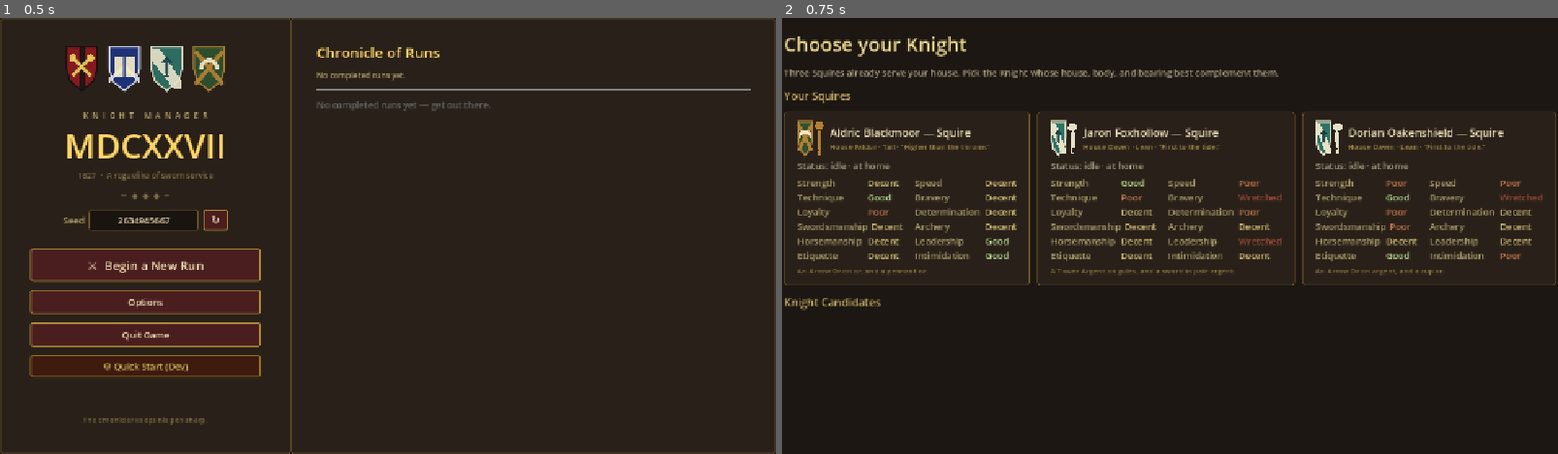
Above: before the commit, frames 1-2 (left to right).
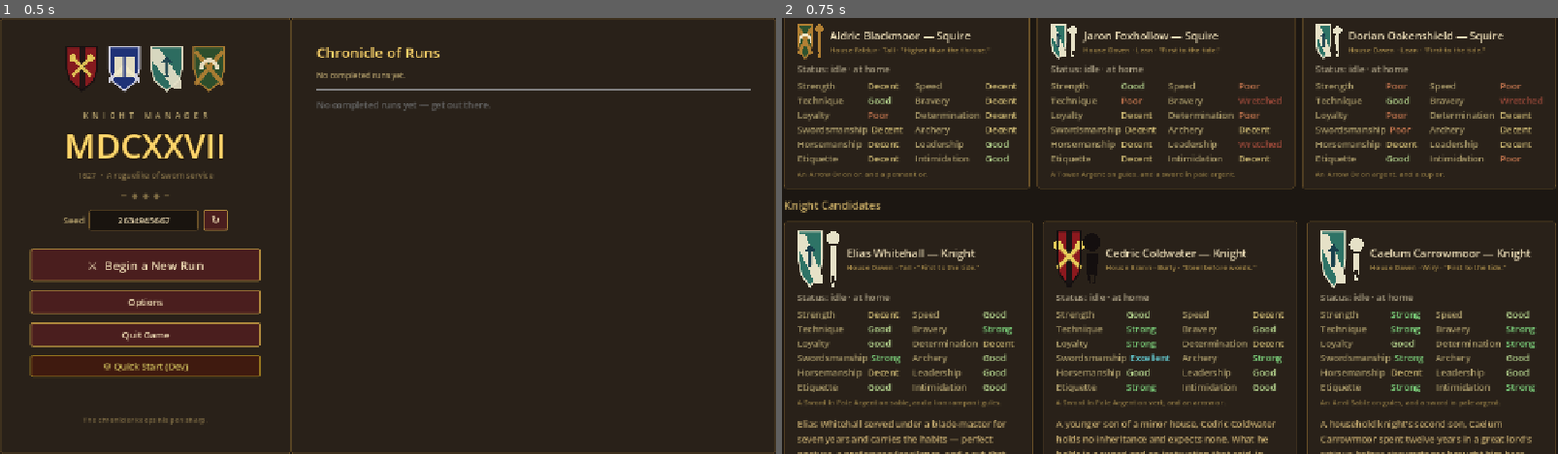
Above: after the commit, the same moments.

Repository: Jackz0Knight/KM27
Game: Godot game, scene res://scenes/Main.tscn
The game is run twice, just before and just after one commit, with the same random seed, the same clock (stepped at 60 frames per second) and the same inputs.
Inputs:
- Up to frame 1 (0.5 s): no input
- Up to frame 2 (0.75 s): click "⚔ Begin a New Run" at 0.5 s

Frame 1 is identical in both runs. In frame 2, 22% of the frame differs, in the area x 0-100%, y 0-100%.
Error before the commit: Cannot call method 'add_child' on a null value. (res://scripts/screens/knight_chooser.gd:38)

Commit message:
fix: crash on Start Game + variable shadow warnings
- knight_chooser.gd: fix @onready path — Scroll container doesn't exist
  in the scene; Cards is an HBoxContainer at Margin/VBox/Cards
- enemy_db.gd: integer division in _midpoint_actor() replaced with
  roundi(float/2.0) to avoid GDScript 4 warning
- banner_icon.gd: rename param show→body_visible (shadows CanvasItem.show),
  rename var len→blade_len (shadows built-in)
- main.gd: rename var wrap→frieze_row (shadows built-in)
- unit_card.gd: rename local BannerIcon var banner→banner_icon to avoid
  shadowing the String var banner declared later in the same function

https://claude.ai/code/session_01WY3d4AoJqogYbikJMrhP41

Diff:
--- a/scripts/autoload/enemy_db.gd
+++ b/scripts/autoload/enemy_db.gd
@@ -337,7 +337,7 @@
 	var s: Stats = Stats.new()
 	for k in Stats.STAT_KEYS:
 		var range_arr = entry["stat_ranges"].get(k, [1, 2])
-		var mid: int = (int(range_arr[0]) + int(range_arr[1])) / 2 + week_bonus
+		var mid: int = roundi((float(range_arr[0]) + float(range_arr[1])) / 2.0) + week_bonus
 		s.set_value(k, mid)
 	var wid: String = entry.get("default_weapon_id", "unarmed")
 	var aid: String = entry.get("default_armour_id", "unarmoured")
--- a/scripts/main.gd
+++ b/scripts/main.gd
@@ -135,17 +135,17 @@
 func _build_heraldic_frieze() -> Control:
 	# A row of all four house crests. Pure decoration — anchors the houses
 	# as canonical lore the moment the player loads the game.
-	var wrap := HBoxContainer.new()
-	wrap.alignment = BoxContainer.ALIGNMENT_CENTER
-	wrap.add_theme_constant_override("separation", 14)
+	var frieze_row := HBoxContainer.new()
+	frieze_row.alignment = BoxContainer.ALIGNMENT_CENTER
+	frieze_row.add_theme_constant_override("separation", 14)
 	for hid in HOUSE_FRIEZE_IDS:
 		var crest := BannerIcon.new()
 		crest.custom_minimum_size = Vector2(56, 72)
 		crest.set_show_body(false)
 		crest.set_house(hid)
 		crest.modulate.a = 0.92
-		wrap.add_child(crest)
-	return wrap
+		frieze_row.add_child(crest)
+	return frieze_row
 
 
 func _build_title_block() -> Control:
--- a/scripts/screens/knight_chooser.gd
+++ b/scripts/screens/knight_chooser.gd
@@ -9,7 +9,7 @@
 # to lead before committing.
 
 @onready var squires_row: HBoxContainer = $Margin/VBox/SquiresRow
-@onready var cards: VBoxContainer = $Margin/VBox/Scroll/Cards
+@onready var cards: HBoxContainer = $Margin/VBox/Cards
 
 
 func _ready() -> void:
--- a/scripts/ui/banner_icon.gd
+++ b/scripts/ui/banner_icon.gd
@@ -45,8 +45,8 @@
 	queue_redraw()
 
 
-func set_show_body(show: bool) -> void:
-	_show_body = show
+func set_show_body(body_visible: bool) -> void:
+	_show_body = body_visible
 	queue_redraw()
 
 
@@ -166,11 +166,11 @@
 		"swords":
 			# Two crossed blades + small pommel circles.
 			var blade_w: float = maxf(h * 0.06, 1.5)
-			var len: float = h * 0.34
-			var p1a: Vector2 = Vector2(cx - len * 0.6, cy - len * 0.6)
-			var p1b: Vector2 = Vector2(cx + len * 0.6, cy + len * 0.6)
-			var p2a: Vector2 = Vector2(cx + len * 0.6, cy - len * 0.6)
-			var p2b: Vector2 = Vector2(cx - len * 0.6, cy + len * 0.6)
+			var blade_len: float = h * 0.34
+			var p1a: Vector2 = Vector2(cx - blade_len * 0.6, cy - blade_len * 0.6)
+			var p1b: Vector2 = Vector2(cx + blade_len * 0.6, cy + blade_len * 0.6)
+			var p2a: Vector2 = Vector2(cx + blade_len * 0.6, cy - blade_len * 0.6)
+			var p2b: Vector2 = Vector2(cx - blade_len * 0.6, cy + blade_len * 0.6)
 			draw_line(p1a, p1b, col, blade_w, true)
 			draw_line(p2a, p2b, col, blade_w, true)
 			draw_circle(p1a, blade_w * 1.4, col)
--- a/scripts/ui/unit_card.gd
+++ b/scripts/ui/unit_card.gd
@@ -67,16 +67,16 @@
 	vbox.add_child(header_row)
 
 	if unit.house_id != "":
-		var banner := BannerIcon.new()
+		var banner_icon := BannerIcon.new()
 		if show_chronicle:
-			banner.custom_minimum_size = Vector2(72, 92)
+			banner_icon.custom_minimum_size = Vector2(72, 92)
 		else:
-			banner.custom_minimum_size = Vector2(44, 56)
-		banner.set_show_body(true)
-		banner.set_unit(unit)
+			banner_icon.custom_minimum_size = Vector2(44, 56)
+		banner_icon.set_show_body(true)
+		banner_icon.set_unit(unit)
 		var banner_wrap := VBoxContainer.new()
 		banner_wrap.size_flags_vertical = Control.SIZE_SHRINK_CENTER
-		banner_wrap.add_child(banner)
+		banner_wrap.add_child(banner_icon)
 		header_row.add_child(banner_wrap)
 
 	var name_block := VBoxContainer.new()
